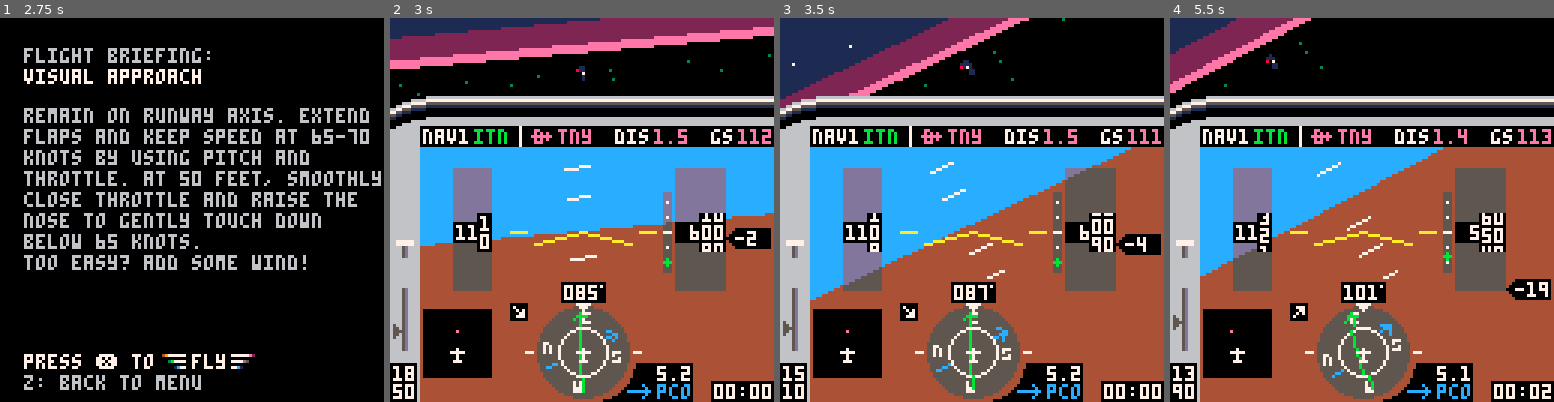
Above: before the commit, frames 1-4 (left to right).
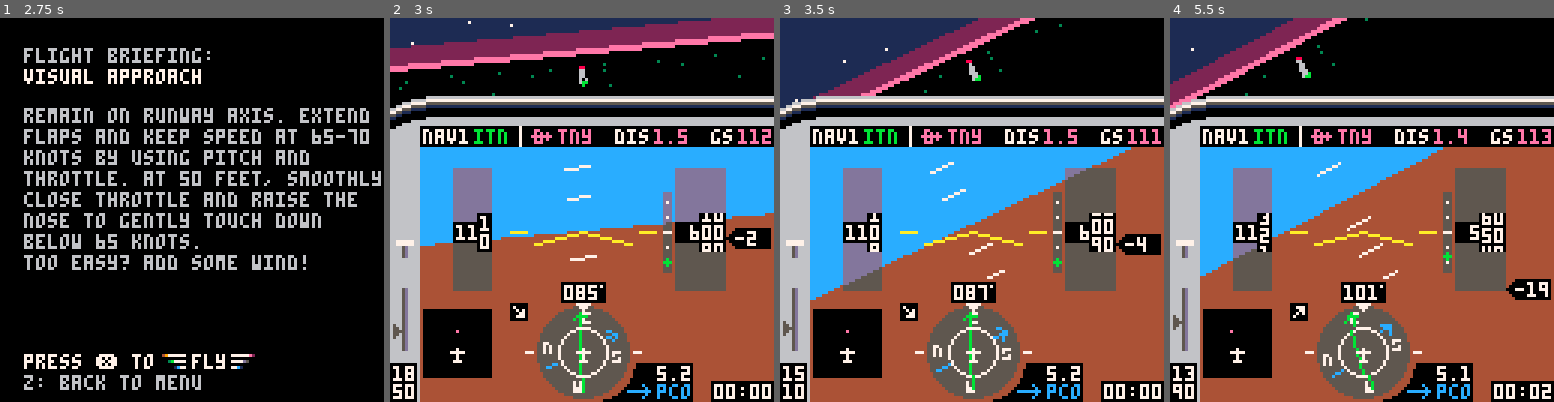
Above: after the commit, the same moments.

Repository: freds72/tiny_sim
Game: PICO-8 cartridge carts/tinysim.p8
Same seed, same stepped clock (60 frames per second), same inputs: the game is played once before the commit and once after it.
Inputs:
- Up to frame 1 (2.75 s): tap O (Z key) at 0.33, 0.7, 1.43, 2.22 s; tap X (X key) at 1.07, 2.07, 2.4, 2.73 s; hold Left 1.97-2.37 s; hold Down from 2.42 s (still down)
- Up to frame 2 (3 s): release Down at 2.82 s; hold Right from 2.87 s (still down)
- Up to frame 3 (3.5 s): keep holding Right; tap X (X key) at 3.07, 3.4 s; tap O (Z key) at 3.1 s
- Up to frame 4 (5.5 s): release Right at 3.53 s; hold Up 3.58-4.08 s; tap X (X key) every 0.33 s from 3.73 to 5.4 s; tap O (Z key) at 3.98, 4.87 s; hold Right 4.13-4.53 s; hold Down 4.58-5.08 s; hold Left from 5.13 s (still down)

Frame 1 is identical in both runs. In frame 2, 4.0% of the frame differs, in the area x 0-100%, y 0-21%; in frame 3, 2.9%; in frame 4, 5.0%, in the area x 0-52%, y 0-24%.

Commit message:
3d engine simplification

Diff:
--- a/carts/tinysim.p8
+++ b/carts/tinysim.p8
@@ -58,15 +58,30 @@
 -- world axis
 local v_fwd,v_right,v_up={0,0,1},{1,0,0},{0,1,0}
 
+-- meter to world scale
+local m_scale=0.0202
+
 -- models & actors
-local all_models={}
+local all_models={
+	runway={
+		c=6,
+		v={
+		 {15,0,0}, --points
+			{15,0,-1500},
+			{-15,0,0},
+			{-15,0,-1500}},
+		e={
+			{1,2}, --lines + color + light definition
+			{3,4},
+			{1,3,8,10,30},
+			{2,4,11,30}
+		}
+	}
+}
 local actors={}
 local all_actors={
 	runway={
-		model="strip"
-  },
-	tower_small={
-		model="tower"
+		model="runway"
   }
 }
 
@@ -95,14 +110,11 @@
  flight={}
 
  --3d
- unpack_models()
-
- cam=make_cam(64,12,90)
+ cam=make_cam(64,12,64)
 
  --
  actors={}
 	add(actors,make_actor(all_actors.runway,{-422.2,0,384.6},85/360)) -- tny
-	add(actors,make_actor(all_actors.tower_small,{-423.2,0,385.6},0)) -- tny tower
 
 	--[[
 	add(actors,make_actor(all_actors.runway,{-422.2,0,384.6},85/360)) -- tny
@@ -212,6 +224,7 @@
   local bx,by=rotatepoint(ai[2],aic,-bank)
   local cx,cy=rotatepoint(ai[3],aic,-bank)
   local dx,dy=rotatepoint(ai[4],aic,-bank)
+  clip(10,36,118,96)
   trifill(ax,ay,bx,by,cx,cy,12)
   trifill(ax,ay,bx,by,dx,dy,4)
   clip(35,44,55,43)
@@ -227,8 +240,8 @@
   --transparency
   transrect(21,50,33,90)
   transrect(95,50,111,90)
-  rectfill(0,26,127,42,6)
-  rectfill(0,26,9,127)
+  rectfill(0,33,127,42,6)
+  rectfill(0,33,9,127)
   rectfill(0,0,127,25,0)
   line(48,75,aic[1],aic[2],10) --aircraft symbol
   line(80,75,aic[1],aic[2])
@@ -698,10 +711,6 @@
 end
 
 function drawstatic()
-  line(0,26,11,26,0)
-  line(0,27,6,27)
-  line(0,28,3,28)
-  line(0,29,1,29)
   rectfill(10,36,127,42,0) --navbar
   print("nav1",11,37,7)
   line(43,36,43,42,7)
@@ -835,6 +844,7 @@
     dispwind()
     -- 3d
 	  clip(0,0,128,31)
+	  rectfill(0,0,128,31,0)
 	  draw_ground()
 	  zbuf_draw()
 	  clip()
@@ -873,7 +883,7 @@
 	--	end
 	end
 	-- z-sorting
-	sort(objs)
+	-- sort(objs)
 	-- actual draw
 	for i=1,#objs do
 		local d=objs[i]
@@ -896,50 +906,11 @@
 	for k,v in pairs(src) do
 		if(not dst[k]) dst[k]=v
 	end
-	-- randomize selected values
-	if src.rnd then
-		for k,v in pairs(src.rnd) do
-			-- don't overwrite values
-			if not dst[k] then
-				dst[k]=v[3] and rndarray(v) or rndlerp(v[1],v[2])
-			end
-		end
-	end
 	return dst
 end
 
 function lerp(a,b,t)
 	return a*(1-t)+b*t
-end
-function rndlerp(a,b)
-	return lerp(b,a,1-rnd())
-end
-function smoothstep(t)
-	t=mid(t,0,1)
-	return t*t*(3-2*t)
-end
-function rndrng(ab)
-	return flr(rndlerp(ab[1],ab[2]))
-end
-function rndarray(a)
-	return a[flr(rnd(#a))+1]
-end
-function lerparray(a,t)
-	return a[mid(flr((#a-1)*t+0.5),1,#a)]
-end
-
--- https://github.com/morgan3d/misc/tree/master/p8sort
-function sort(data)
- for num_sorted=1,#data-1 do
-  local new_val=data[num_sorted+1]
-  local new_val_key,i=new_val.key,num_sorted+1
-
-  while i>1 and new_val_key>data[i-1].key do
-   data[i]=data[i-1]
-   i-=1
-  end
-  data[i]=new_val
- end
 end
 
 -- edge cases:
@@ -961,11 +932,6 @@
 		b[2]-a[2],
 		b[3]-a[3]}
 end
-function make_v_cross(a,b)
-	local ax,ay,az=a[1],a[2],a[3]
-	local bx,by,bz=b[1],b[2],b[3]
-	return {ay*bz-az*by,az*bx-ax*bz,ax*by-ay*bx}
-end
 function v_clone(v)
 	return {v[1],v[2],v[3]}
 end
@@ -1087,59 +1053,62 @@
 	draw_model(self.model,self.m,x,y,z,w)
 end
 
--- little hack to perform in-place data updates
-local draw_session_id=0
-local znear,zdir=3,-1
+local znear,zdir=0.25,-1
 function draw_model(model,m,x,y,z,w)
-	draw_session_id+=1
-
- -- camera pos in object space
-	local cam_pos=v_clone(cam.pos)
-	m_inv_x_v(m,cam_pos)
-
- --
-	color(model.c or 1)
-
-	-- faces
-	local f,n
-	for i=1,#model.f do
-		f,n=model.f[i],model.n[i]
-		-- viz calculation
-		if v_dot(n,cam_pos)>=model.cp[i] then
-			for _,ei in pairs(f.ei) do
-				model.e[ei][3]=draw_session_id
+  -- edges
+	local p={}
+	for _,e in pairs(model.e) do
+		-- edges indices
+		local ak,bk,c=e[1],e[2],e[3] or model.c
+		-- edge positions
+		local a,b=p[ak],p[bk]
+		-- not in cache?
+		if not a then
+			local v=v_clone(model.v[ak])
+			v_scale(v,m_scale)
+			-- relative to world
+			m_x_v(m,v)
+			-- world to cam
+			v_add(v,cam.pos,-1)
+			m_x_v(cam.m,v)
+			a,p[ak]=v,v
+		end
+		if not b then
+			local v=v_clone(model.v[bk])
+			v_scale(v,m_scale)
+			-- relative to world
+			m_x_v(m,v)
+			-- world to cam
+			v_add(v,cam.pos,-1)
+			m_x_v(cam.m,v)
+			b,p[bk]=v,v
+		end
+		-- line clipping aginst near cam plane
+		-- swap end points
+		-- simplified sutherland-atherton
+		local az,bz=a[3],b[3]
+		if(az<bz) a,b,az,bz=b,a,bz,az
+		local den=zdir*(bz-az)
+		if az>znear and bz<znear then
+			local t=zdir*(znear-az)/den
+			if t>=0 and t<=1 then
+				-- intersect pos
+				local s=make_v(a,b)
+				v_scale(s,t)
+				v_add(s,a)
+				local x0,y0,z0,w0=cam:project2d(a)
+				local x1,y1,z1,w1=cam:project2d(s)
+				lightline(x0,y0,x1,y1,c,t,w0,w1,10)
 			end
+		elseif bz>znear then
+			local x0,y0,z0,w0=cam:project2d(a)
+			local x1,y1,z1,w1=cam:project2d(b)
+			lightline(x0,y0,x1,y1,c,1,w0,w1,10)
 		end
 	end
-	-- edges
-	local p={}
-	for _,e in pairs(model.e) do
-		if e[3]==true or e[3]==draw_session_id then
-			-- edges indices
-			local ak,bk=e[1],e[2]
-			-- edge positions
-			local a,b=p[ak],p[bk]
-			-- not in cache?
-			if not a then
-				local v=model.v[ak]
-				local x,y,z,w=v[1],v[2],v[3]
-				x,y,z,w=cam:project(m[1]*x+m[5]*y+m[9]*z+m[13],m[2]*x+m[6]*y+m[10]*z+m[14],m[3]*x+m[7]*y+m[11]*z+m[15])
-				p[ak]={x,y,z,w}
-				a=p[ak]
-			end
-			if not b then
-				local v=model.v[bk]
-				local x,y,z,w=v[1],v[2],v[3]
-				--m_x_v(m,v)
-				x,y,z,w=cam:project(m[1]*x+m[5]*y+m[9]*z+m[13],m[2]*x+m[6]*y+m[10]*z+m[14],m[3]*x+m[7]*y+m[11]*z+m[15])
-				p[bk]={x,y,z,w}
-				b=p[bk]
-			end
-			-- on screen? draw
-			if(a[3]>0 and b[3]>0) line(a[1],a[2],b[1],b[2])
-		end
-	end
-
+end
+
+--[[
   -- lights
   for _,l in pairs(model.l) do
  		local x,y,z,w=l.pos[1],l.pos[2],l.pos[3]
@@ -1161,6 +1130,7 @@
     pset(x,y,c)
   end
 end
+]]
 
 -- sutherland-hodgman clipping
 function plane_poly_clip(n,p,v)
@@ -1240,7 +1210,7 @@
 		project2d=function(self,v)
         -- view to screen
       local w=focal/v[3]
-      return x0+v[1]*w,y0-v[2]*w
+      return x0+v[1]*w,y0-v[2]*w,v[3],w
 		end
 	}
 	return c
@@ -1308,7 +1278,18 @@
 	end
 end
 
-
+-- draw a light line
+function lightline(x0,y0,x1,y1,c,u1,w0,w1,n)
+ n=flr(u1*n)
+ u1*=w1
+	local t,dt=0,1/n
+	color(c)
+	for i=0,n-1 do
+		local u=t*u1/lerp(w0,w1,t)
+		pset(lerp(x0,x1,u),lerp(y0,y1,u))
+		t+=dt
+	end
+end
 -->8
 -- trifill
 -- by @p01
@@ -1361,150 +1342,6 @@
 		end
 	end
 end
--->8
--- unpack models
-local mem=0x1000
-function unpack_int()
-	local i=peek(mem)
-	mem+=1
-	return i
-end
-function unpack_float(scale)
-	local f=(unpack_int()-128)/32
-	return f*(scale or 1)
-end
--- valid chars for model names
-local itoa='_0123456789abcdefghijklmnopqrstuvwxyz'
-function unpack_string()
-	local s=""
-	for i=1,unpack_int() do
-		local c=unpack_int()
-		s=s..sub(itoa,c,c)
-	end
-	return s
-end
-function unpack_models()
-	-- for all models
-	for m=1,unpack_int() do
-		local model,name,scale={},unpack_string(),unpack_int()
-		printh("model:"..name)
-
-		-- vertices
-		model.v={}
-		for i=1,unpack_int() do
-			add(model.v,{unpack_float(scale),unpack_float(scale),unpack_float(scale)})
-		end
-		printh("v:"..#model.v)
-
-		-- faces
-		model.f={}
-		for i=1,unpack_int() do
-      -- edge indices
-			local f={vi=unpack_int(),ei={}}
-      -- edges
-			for k=1,unpack_int() do
-				add(f.ei,unpack_int())
-			end
-			add(model.f,f)
-		end
-
-		-- normals
-		model.n={}
-		for i=1,unpack_int() do
-			add(model.n,{unpack_float(),unpack_float(),unpack_float()})
-		end
-		printh("n:"..#model.n)
-
-    -- edges
-		model.e={}
-		for i=1,unpack_int() do
-			add(model.e,{
-				-- start
-				unpack_int(),
-				-- end
-				unpack_int(),
-				-- always visible?
-				unpack_int()==1 and true or -1
-			})
-		end
-
-    -- lights
-    model.l={}
-		for i=1,unpack_int() do
-			local l=add(model.l,{
-				-- color
-				c=unpack_int(),
-    -- papi light?
-    papi=unpack_int()==1,
-				-- position
-				pos={unpack_float(),unpack_float(),unpack_float()}
-			})
-    -- directional light?
-    if l.papi==true then
-     l.n={unpack_float(),unpack_float(),unpack_float()}
-     l.up=make_v_cross(v_right,l.n)
-     v_normz(l.up)
-    end
-		end
-
-		-- n.p cache
-		model.cp={}
-		for i=1,#model.f do
-			local f,n=model.f[i],model.n[i]
-			add(model.cp, v_dot(n,model.v[f.vi]))
-		end
-
-		-- merge with existing model
-		all_models[name]=clone(model,all_models[name])
-	end
-end
-…(47 lines of a section not shown)…
 
 
 
Not shown, changed: 96 lines of the sprite sheet (__gfx__) section of carts/tinysim.p8
